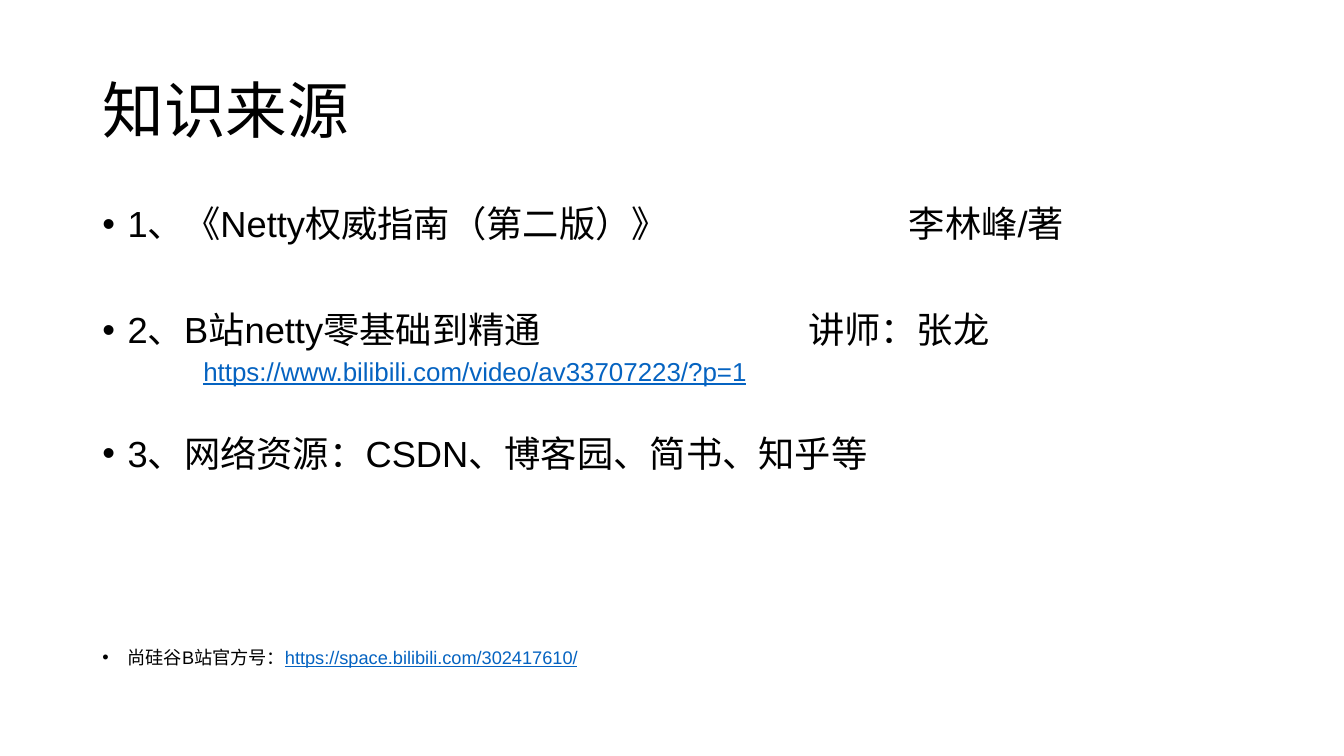
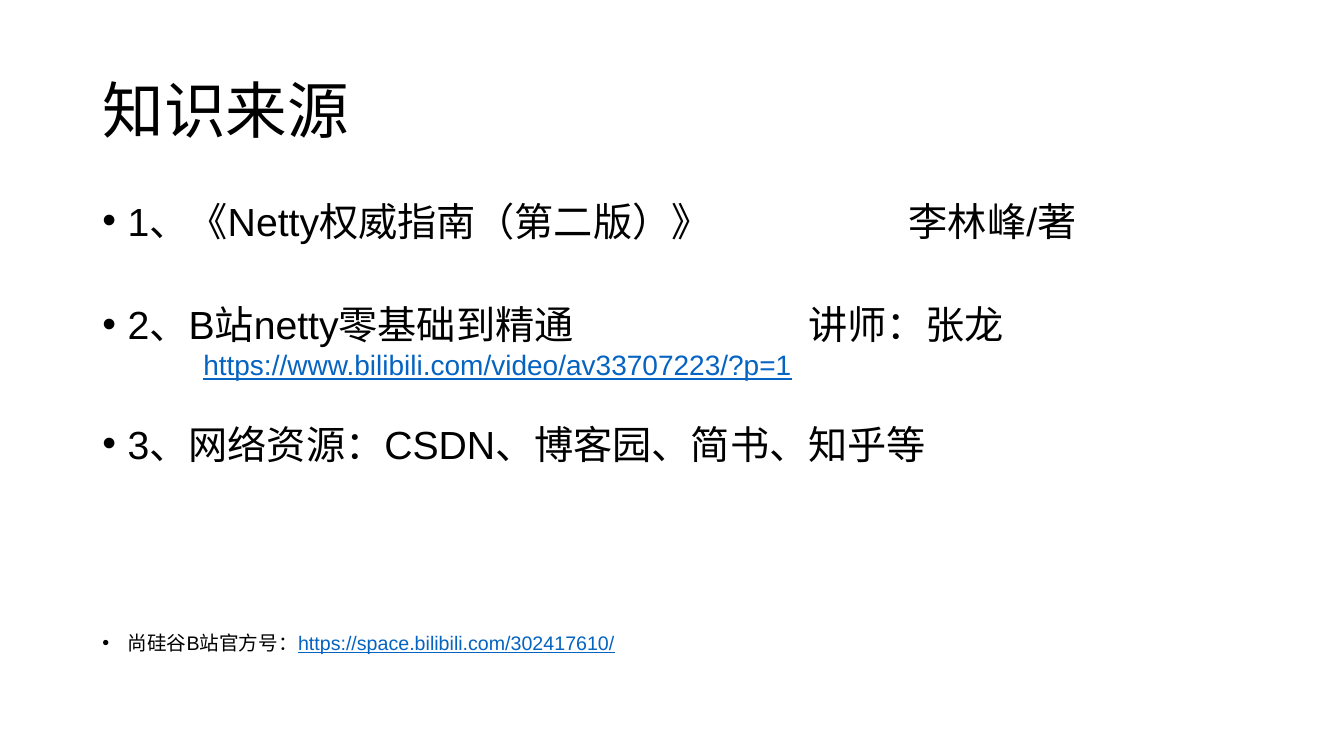
Before and after one commit to zhangyd3739/gitPath, a slide deck: slide 2 of Netty入门指南.pptx. Drawn at 1344x756 pixels with LibreOffice and Linux fonts; fonts in the diff are those of the drawing. Boxes give left, top, right and bottom in pixels: in the first picture for what was removed or moved away, otherwise in the second. Text is boxed around its words. In the diff, an @@ line names an element or a change of style, - is before the commit and + after.

```diff
--- a/Netty入门指南.pptx
+++ b/Netty入门指南.pptx
@@ text "1、《Netty权威指南（第二版）》 李林峰/著" at (128, 205, 926, 654): size 25.9 to 28 pt in "1、《Netty权威指南（第二版）》 李林峰/著", "2、B站netty零基础到精通 讲师：张龙", "3、网络资源：CSDN、博客园、简书、知乎等"; size 18.5 to 20 pt in "https://www.bilibili.com/video/av33707223/?p=1"; size 12.9 to 14 pt in "尚硅谷B站官方号：https://space.bilibili.com/302417610/"; line spacing 0.9 to 0.8 @@
```
Also in this commit, not shown: 4 other slides changed, 2 slides added, 2 slides removed, 1 other file.
